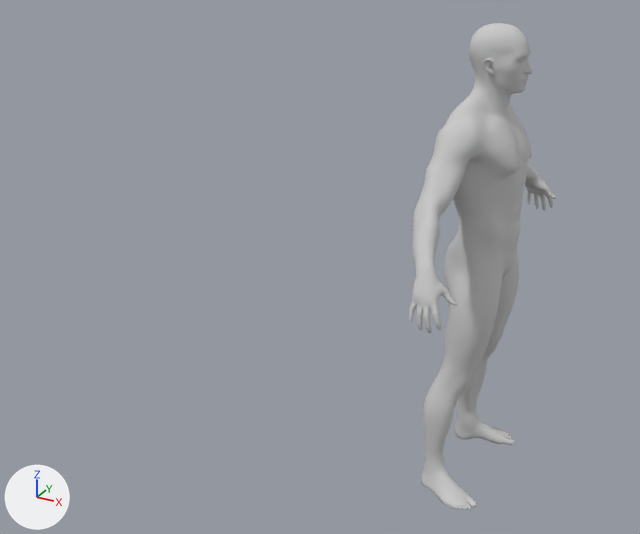
What one commit did to the FBX model Character/Animation/ZWM/InAir/Anim_InAir_Idle_L.FBX.
Camera for both pictures: a camera (50 mm lens) standing at (0.93, -2.98, 2.26) and looking at (-0.65, -0.11, 0.82). The axes (+X, +Y, +Z) are drawn at lower left. The lights are the same throughout. Where no turn or scale is listed for an object, it has been applied to the vertices.

Names of what the first picture shows: 'Male_Body', 'Male_Foot', 'Male_Hand', 'Male_Head', 'Male_Leg'.
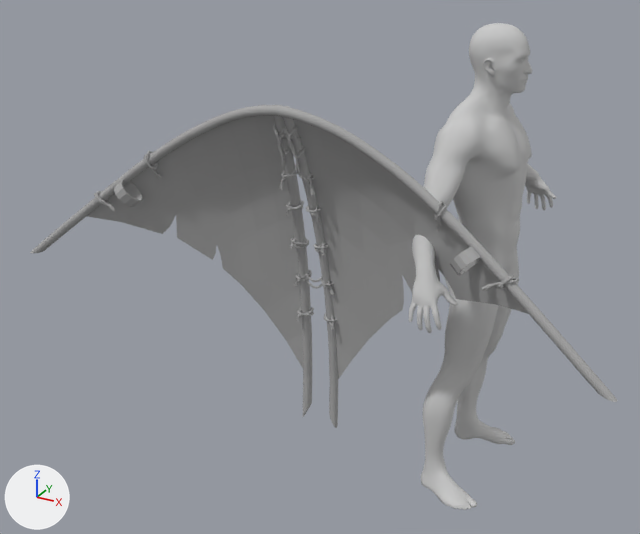
Pixel boxes [x1, y1, x2, y2] of what changed, in the pictures (640 x 534 px):
```json
{"object": "HuaXiangYi_YeZi", "change": "added", "after": [87, 116, 528, 379]}
{"object": "polySurface14", "change": "added", "after": [30, 105, 617, 402]}
{"object": "polySurface8", "change": "added", "after": [273, 105, 338, 428]}
{"object": "polySurface7", "change": "added", "after": [450, 247, 480, 275]}
{"object": "polySurface3", "change": "added", "after": [114, 180, 143, 207]}
{"object": "polySurface13", "change": "added", "after": [434, 201, 519, 292]}
{"object": "polySurface10", "change": "added", "after": [94, 150, 162, 212]}
```

Scene script edits in JSON lines:
```json
{"op": "add", "block": "mat_huaxiangyi1", "code": ["mat_huaxiangyi1 = principled_material('HuaXiangYi1')", "mat_huaxiangyi1.base_color = (0.4, 0.4, 0.4)  # grey #aaaaaa", "mat_huaxiangyi1.roughness = 0.0"]}
{"op": "add", "block": "me_mesh_010", "code": ["me_mesh_010 = bpy.data.meshes.new('Mesh.010')", "me_mesh_010.from_pydata(...)  # 466 vertices, 928 faces; spans x -1.15..1.15, y 0.07..0.18, z 0.87..1.59", "me_mesh_010.materials.append(mat_huaxiangyi1)  # grey #aaaaaa"]}
{"op": "add", "block": "me_mesh_009", "code": ["me_mesh_009 = bpy.data.meshes.new('Mesh.009')", "me_mesh_009.from_pydata(...)  # 304 vertices, 600 faces; spans x -0.144..0.144, y -0.043..0.043, z -0.127..0.127", "me_mesh_009.materials.append(mat_huaxiangyi1)  # grey #aaaaaa"]}
{"op": "add", "block": "me_mesh_008", "code": ["me_mesh_008 = bpy.data.meshes.new('Mesh.008')", "me_mesh_008.from_pydata(...)  # 304 vertices, 600 faces; spans x -0.144..0.144, y -0.043..0.043, z -0.127..0.127", "me_mesh_008.materials.append(mat_huaxiangyi1)  # grey #aaaaaa"]}
{"op": "add", "block": "me_mesh_012", "code": ["me_mesh_012 = bpy.data.meshes.new('Mesh.012')", "me_mesh_012.from_pydata(...)  # 48 vertices, 96 faces; spans x 0.6065..0.7046, y 0.0793..0.1681, z 1.1392..1.2437", "me_mesh_012.materials.append(mat_huaxiangyi1)  # grey #aaaaaa"]}
{"op": "add", "block": "me_mesh_013", "code": ["me_mesh_013 = bpy.data.meshes.new('Mesh.013')", "me_mesh_013.from_pydata(...)  # 3034 vertices, 5988 faces; spans x -0.107..0.107, y 0.128..0.425, z 0.247..1.587", "me_mesh_013.materials.append(mat_huaxiangyi1)  # grey #aaaaaa"]}
{"op": "add", "block": "me_mesh_011", "code": ["me_mesh_011 = bpy.data.meshes.new('Mesh.011')", "me_mesh_011.from_pydata(...)  # 48 vertices, 96 faces; spans x -0.7046..-0.6065, y 0.0793..0.1681, z 1.1392..1.2437", "me_mesh_011.materials.append(mat_huaxiangyi1)  # grey #aaaaaa"]}
{"op": "add", "block": "me_mesh_007", "code": ["me_mesh_007 = bpy.data.meshes.new('Mesh.007')", "me_mesh_007.from_pydata(...)  # 111 vertices, 98 faces; spans x -0.89..0.89, y 0.12..0.41, z 0.44..1.58", "me_mesh_007.materials.append(mat_huaxiangyi1)  # grey #aaaaaa"]}
{"op": "add", "block": "ob_polysurface14", "code": ["ob_polysurface14 = bpy.data.objects.new('polySurface14', me_mesh_010)", "ob_polysurface14.location = (-0.531, -0.733, 0.0)"]}
{"op": "add", "block": "ob_polysurface13", "code": ["ob_polysurface13 = bpy.data.objects.new('polySurface13', me_mesh_009)", "ob_polysurface13.location = (0.145, -0.59, 1.236)"]}
{"op": "add", "block": "ob_polysurface10", "code": ["ob_polysurface10 = bpy.data.objects.new('polySurface10', me_mesh_008)", "ob_polysurface10.location = (-1.207, -0.59, 1.236)"]}
{"op": "add", "block": "ob_polysurface7", "code": ["ob_polysurface7 = bpy.data.objects.new('polySurface7', me_mesh_012)", "ob_polysurface7.location = (-0.531, -0.733, 0.0)"]}
{"op": "add", "block": "ob_polysurface8", "code": ["ob_polysurface8 = bpy.data.objects.new('polySurface8', me_mesh_013)", "ob_polysurface8.location = (-0.531, -0.733, 0.0)"]}
{"op": "add", "block": "ob_polysurface3", "code": ["ob_polysurface3 = bpy.data.objects.new('polySurface3', me_mesh_011)", "ob_polysurface3.location = (-0.531, -0.733, 0.0)"]}
{"op": "add", "block": "ob_huaxiangyi_yezi", "code": ["ob_huaxiangyi_yezi = bpy.data.objects.new('HuaXiangYi_YeZi', me_mesh_007)", "ob_huaxiangyi_yezi.location = (-0.531, -0.733, 0.0)"]}
```
